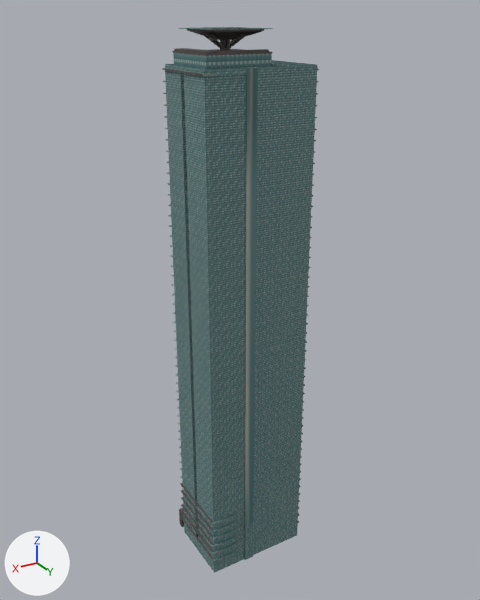
The FBX model cs2-kit/projects/exllu-103/output/import_test_flicker_nomull/HighriseTower103_L1_5x4/HighriseTower103_L1_5x4_LOD1.fbx, before and after one commit.
Rendered twice from a 50 mm camera at (91.2, 153.5, 162.2) aimed at (-1.8, -1.5, 84.7). Every picture has the same lights, and +X, +Y and +Z are marked at lower left. The picture after the commit comes second. Where no turn or scale is listed for an object, it has been applied to the vertices. Vertices at exactly the same position are counted once.

The older version as bpy lines, for what is in view:
```python
me_highrisetower103_l1_5x4_lod1 = bpy.data.meshes.new('HighriseTower103_L1_5x4_LOD1')
me_highrisetower103_l1_5x4_lod1.from_pydata(...)  # 9953 vertices, 8383 faces; spans x -17.0..17.0, y -13.0..13.0, z 0.0..159.0
me_highrisetower103_l1_5x4_lod1.materials.append(mat_highrisetower103_l1_5x4_lod1)  # picture img_highrisetower103_l1_5x4_basecolor_png
ob_highrisetower103_l1_5x4_lod1 = bpy.data.objects.new('HighriseTower103_L1_5x4_LOD1', me_highrisetower103_l1_5x4_lod1)
ob_highrisetower103_l1_5x4_lod1.location = (0.0, 0.0, 0.0)
```
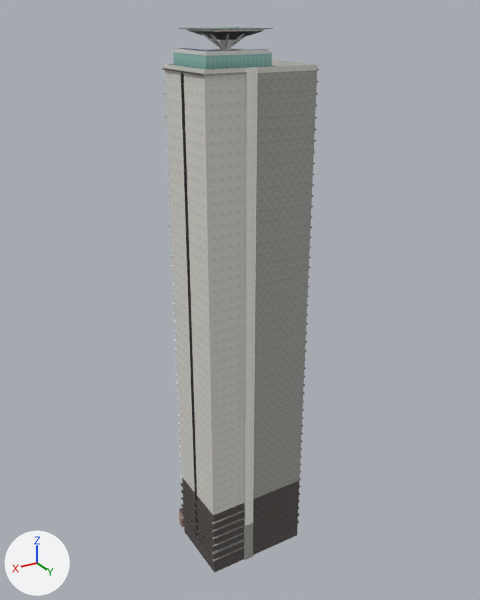
Pixel boxes [x1, y1, x2, y2] of what changed, in the pictures (480 x 600 px):
part 1 of me_highrisetower103_l1_5x4_lod1, reshaped
    before: [173, 50, 206, 522]
    after: [174, 49, 315, 562]
part 2 of me_highrisetower103_l1_5x4_lod1, surface changed (cyan to grey)
    both: [162, 27, 319, 573]

Edits to the bpy script that builds the scene:
```text
Change me_highrisetower103_l1_5x4_lod1:
    used by ob_highrisetower103_l1_5x4_lod1; location = (0.0, 0.0, 0.0)
    remove me_highrisetower103_l1_5x4_lod1.from_pydata(...)  # 9953 vertices, 8383 faces; spans x -17.0..17.0, y -13.0..13.0, z 0.0..159.0
    add me_highrisetower103_l1_5x4_lod1.from_pydata(...)  # 10480 vertices, 8785 faces; spans x -17.0..17.0, y -13.0..13.0, z 0.0..159.0
    me_highrisetower103_l1_5x4_lod1 part 1: 11 vertices moved within x -16.0..16.0, y -13.0..12.0, z 1.0..154.0; 527 vertices added at x -16.0..16.0, y -13.0..13.0, z 0.0..154.0
    me_highrisetower103_l1_5x4_lod1 part 2: 8259 kept faces spanning x -17.0..17.0, y -13.0..13.0, z 0.0..159.0 get new texture (UV) coordinates
```
